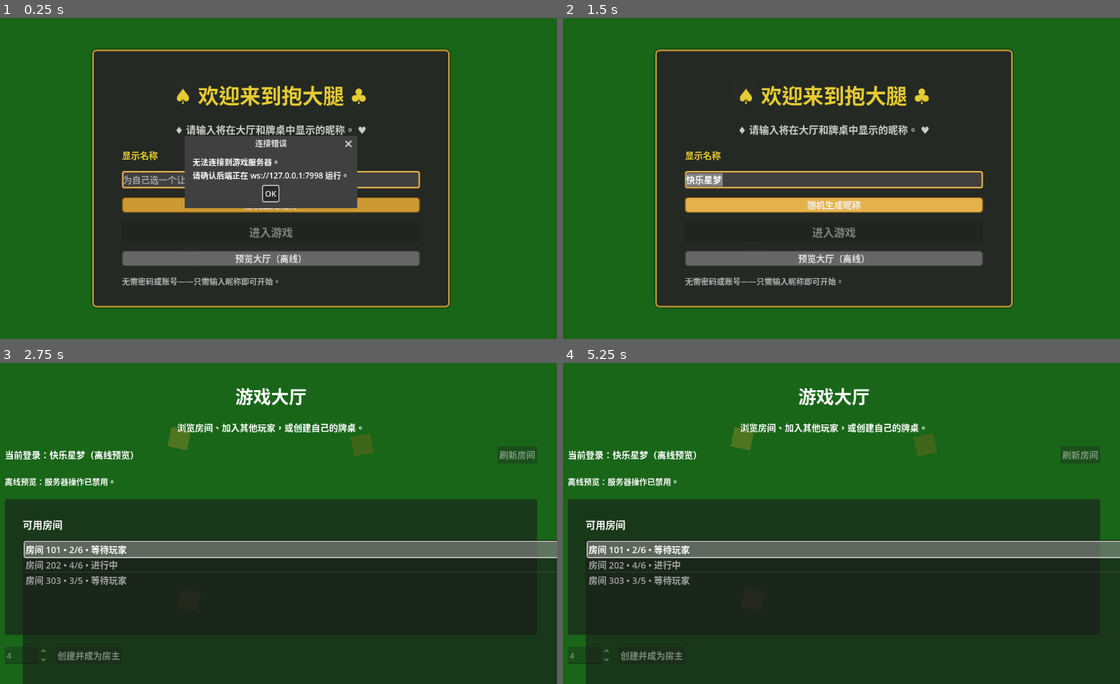
Above: before the commit, frames 1-4 (two rows, left to right).
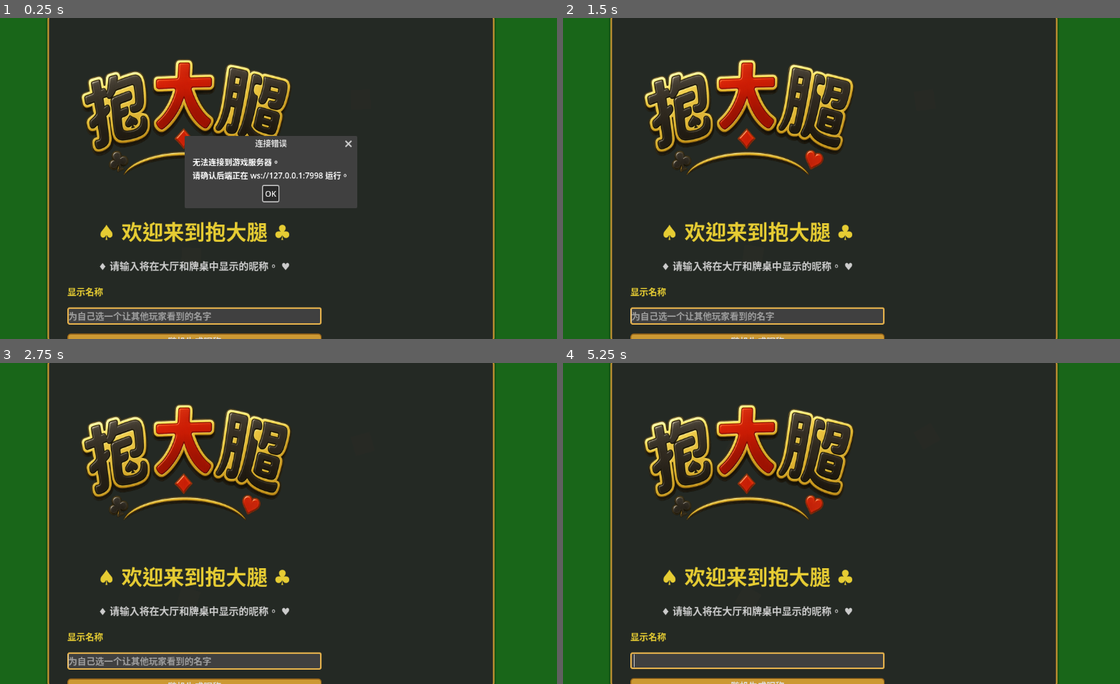
Above: after the commit, the same moments.

Repository: zt1106/vibe-baodatui2
Game: Godot game, scene res://main.tscn
Same seed, same stepped clock (60 frames per second), same inputs: the game is played once before the commit and once after it.
Inputs (mouse positions are in pixels of both pictures, inside the frame that each line leads up to):
- Up to frame 1 (0.25 s): no input
- Up to frame 2 (1.5 s): click "OK" at 0.5 s; click (835, 204) at 1.25 s, where only the run before the commit has a clickable "随机生成昵称"
- Up to frame 3 (2.75 s): click (272, 603) at 2 s, where only the run before the commit has a clickable "预览大厅（离线）"
- Up to frame 4 (5.25 s): tap Enter at 2.75, 4.25 s; tap Space at 3.5, 5 s

The runs differ from the first frame. In frame 1, 43% of the frame differs, in the area x 8-89%, y 0-100%; in frame 2, 46%; in frame 3, 55%; in frame 4, 55%, in the area x 0-100%, y 0-100%.

Commit message:
add logo

Diff:
--- a/frontend/home_page.tscn
+++ b/frontend/home_page.tscn
@@ -1,6 +1,7 @@
-[gd_scene load_steps=14 format=3 uid="uid://ddkb8vwho5x6v"]
+[gd_scene load_steps=15 format=3 uid="uid://ddkb8vwho5x6v"]
 
 [ext_resource type="Script" uid="uid://bgtwxlyvh0vc6" path="res://scripts/home_page_controller.gd" id="1"]
+[ext_resource type="Texture2D" path="res://抱大腿.png" id="2"]
 
 [sub_resource type="StyleBoxFlat" id="StyleBoxFlat_1"]
 bg_color = Color(0.15, 0.15, 0.15, 0.9)
@@ -220,20 +221,16 @@
 anchor_bottom = 1.0
 grow_horizontal = 2
 grow_vertical = 2
-size_flags_horizontal = 3
-size_flags_vertical = 3
 
 [node name="Panel" type="Panel" parent="CenterContainer"]
-custom_minimum_size = Vector2(720, 520)
-layout_mode = 2
+custom_minimum_size = Vector2(900, 660)
+layout_mode = 2
+size_flags_horizontal = 4
+size_flags_vertical = 4
 theme_override_styles/panel = SubResource("StyleBoxFlat_1")
 
 [node name="MarginContainer" type="MarginContainer" parent="CenterContainer/Panel"]
-layout_mode = 0
-offset_left = 20.0
-offset_top = 20.0
-offset_right = 700.0
-offset_bottom = 500.0
+layout_mode = 2
 theme_override_constants/margin_left = 40
 theme_override_constants/margin_top = 40
 theme_override_constants/margin_right = 40
@@ -242,6 +239,14 @@
 [node name="VBox" type="VBoxContainer" parent="CenterContainer/Panel/MarginContainer"]
 layout_mode = 2
 theme_override_constants/separation = 24
+
+[node name="LogoRow" type="CenterContainer" parent="CenterContainer/Panel/MarginContainer/VBox"]
+layout_mode = 2
+
+[node name="Logo" type="TextureRect" parent="CenterContainer/Panel/MarginContainer/VBox/LogoRow"]
+layout_mode = 2
+texture = ExtResource("2")
+stretch_mode = 5
 
 [node name="Title" type="Label" parent="CenterContainer/Panel/MarginContainer/VBox"]
 layout_mode = 2
@@ -372,11 +377,7 @@
 size_flags_vertical = 3
 
 [node name="RoomPanelMargin" type="MarginContainer" parent="Lobby/MarginContainer/LobbyVBox/RoomPanel"]
-layout_mode = 0
-offset_left = 16.0
-offset_top = 16.0
-offset_right = 1204.0
-offset_bottom = 496.0
+layout_mode = 2
 theme_override_constants/margin_left = 20
 theme_override_constants/margin_top = 20
 theme_override_constants/margin_right = 20
--- a/frontend/logo.svg
+++ /dev/null
@@ -1,81 +0,0 @@
-<svg xmlns="http://www.w3.org/2000/svg" xmlns:xlink="http://www.w3.org/1999/xlink" width="1200" height="600" viewBox="0 0 1200 600">
-  <defs>
-    <!-- 金色渐变（文本填充） -->
-    <linearGradient id="goldGradient" x1="0" y1="0" x2="0" y2="1">
-      <stop offset="0%" stop-color="#fff7cc"/>
-      <stop offset="45%" stop-color="#ffd657"/>
-      <stop offset="100%" stop-color="#cfa33d"/>
-    </linearGradient>
-
-    <!-- 红丝带渐变（拱形底纹） -->
-    <linearGradient id="ribbonGradient" x1="0" y1="0" x2="0" y2="1">
-      <stop offset="0%" stop-color="#ff5a5a"/>
-      <stop offset="100%" stop-color="#b10a0a"/>
-    </linearGradient>
-
-    <!-- 投影 -->
-    <filter id="dropShadow" x="-20%" y="-20%" width="140%" height="140%">
-      <feGaussianBlur in="SourceAlpha" stdDeviation="4" result="blur"/>
-      <feOffset in="blur" dx="0" dy="6" result="offset"/>
-      <feMerge>
-        <feMergeNode in="offset"/>
-        <feMergeNode in="SourceGraphic"/>
-      </feMerge>
-    </filter>
-
-    <!-- 轻微光晕（用于花色） -->
-    <filter id="suitGlow" x="-50%" y="-50%" width="200%" height="200%">
-      <feGaussianBlur stdDeviation="3" result="glow"/>
-      <feMerge>
-        <feMergeNode in="glow"/>
-        <feMergeNode in="SourceGraphic"/>
-      </feMerge>
-    </filter>
-
-    <!-- 文字路径：拱形（更圆润的弧度可下调中间控制点的 y 值） -->
-    <path id="archPath" d="M 180 420 C 460 120, 740 120, 1020 420" fill="none"/>
-  </defs>
-
-  <!-- 背景稍微来点深色，方便在浅色界面叠加（可移除） -->
-  <rect x="0" y="0" width="1200" height="600" fill="#0d0e11"/>
-
-  <!-- 拱形丝带底纹（突出扑克牌主题的红色调） -->
-  <use xlink:href="#archPath" stroke="url(#ribbonGradient)" stroke-width="42" stroke-linecap="round" filter="url(#dropShadow)"/>
-
-  <!-- 装饰：左右两侧的扑克牌花色 -->
-  <g filter="url(#suitGlow)">
-    <!-- 左侧 -->
-    <text x="140" y="395" font-size="70" font-family="Georgia, 'Times New Roman', serif" fill="#111">♣</text>
-    <text x="120" y="350" font-size="76" font-family="Georgia, 'Times New Roman', serif" fill="#e01414">♥</text>
-    <text x="180" y="330" font-size="64" font-family="Georgia, 'Times New Roman', serif" fill="#111">♠</text>
-    <text x="200" y="370" font-size="60" font-family="Georgia, 'Times New Roman', serif" fill="#e01414">♦</text>
-    <!-- 右侧 -->
-    <text x="1000" y="330" font-size="64" font-family="Georgia, 'Times New Roman', serif" fill="#111">♠</text>
-    <text x="1045" y="360" font-size="70" font-family="Georgia, 'Times New Roman', serif" fill="#e01414">♦</text>
-    <text x="1070" y="395" font-size="76" font-family="Georgia, 'Times New Roman', serif" fill="#111">♣</text>
-    <text x="1110" y="350" font-size="70" font-family="Georgia, 'Times New Roman', serif" fill="#e01414">♥</text>
-  </g>
-
-  <!-- 金色立体文字：抱大腿（沿拱形路径） -->
-  <text
-    font-size="180"
-    font-weight="900"
-    letter-spacing="10"
-    text-anchor="middle"
-    fill="url(#goldGradient)"
-    stroke="#2b1b00"
-    stroke-width="10"
-    paint-order="stroke fill"
-    filter="url(#dropShadow)"
-    font-family="'Nunito Sans', 'Noto Sans SC', 'PingFang SC', 'Hiragino Sans GB', 'Microsoft YaHei', 'WenQuanYi Micro Hei', sans-serif">
-    <textPath href="#archPath" startOffset="50%">抱大腿</textPath>
-  </text>
-
-  <!-- 高光闪点（更有“赌场/筹码灯”感觉） -->
-  <g opacity="0.9">
-    <circle cx="600" cy="180" r="3" fill="#fff"/>
-    <circle cx="560" cy="210" r="2.5" fill="#fff"/>
-    <circle cx="640" cy="205" r="2.5" fill="#fff"/>
-  </g>
-
-</svg>
--- a/frontend/project.godot
+++ b/frontend/project.godot
@@ -18,6 +18,9 @@
 display/window/size/viewport_height=720
 display/window/size/mode=2
 display/window/size/aspect="keep"
+display/window/content_scale/mode="canvas_items"
+display/window/content_scale/aspect="expand"
+display/window/content_scale/base_size=Vector2i(1280, 720)
 
 [rendering]
 
--- a/frontend/scripts/home_page_controller.gd
+++ b/frontend/scripts/home_page_controller.gd
@@ -17,6 +17,7 @@
 
 var _error_dialog: AcceptDialog = null
 var _login_container: Control = null
+var _login_panel: Control = null
 var _lobby_container: Control = null
 var _nickname_input: LineEdit = null
 var _join_button: Button = null
@@ -92,6 +93,8 @@
 func _ready() -> void:
 	RandomNickname.init()
 	_cache_ui_nodes()
+	_update_login_panel_size()
+	get_viewport().size_changed.connect(_on_viewport_resized)
 	_show_login_view()
 	_attempt_connection()
 	_start_background_animation()
@@ -99,6 +102,7 @@
 func _cache_ui_nodes() -> void:
 	_error_dialog = get_node_or_null("ErrorDialog") as AcceptDialog
 	_login_container = get_node_or_null("CenterContainer") as Control
+	_login_panel = get_node_or_null("CenterContainer/Panel") as Control
 	_lobby_container = get_node_or_null("Lobby") as Control
 	_nickname_input = get_node_or_null("CenterContainer/Panel/MarginContainer/VBox/Form/NicknameInput") as LineEdit
 	_join_button = get_node_or_null("CenterContainer/Panel/MarginContainer/VBox/Form/JoinButton") as Button
@@ -154,6 +158,19 @@
 		_create_room_button.pressed.connect(_on_create_room_pressed)
 	if _room_detail_label:
 		_room_detail_label.bbcode_text = "选择一个房间查看详情。"
+
+func _update_login_panel_size() -> void:
+	if not _login_panel:
+		return
+	var viewport_size := get_viewport().get_visible_rect().size
+	var target_width := viewport_size.x * 0.6
+	var target_height := viewport_size.y * 0.75
+	target_width = clamp(target_width, 900.0, 1600.0)
+	target_height = clamp(target_height, 660.0, 1100.0)
+	_login_panel.custom_minimum_size = Vector2(target_width, target_height)
+
+func _on_viewport_resized() -> void:
+	_update_login_panel_size()
 
 func _process(delta: float) -> void:
 	if _mock_mode:
Binary file added: frontend/抱大腿.png
Not shown, added: frontend/抱大腿.png.import
